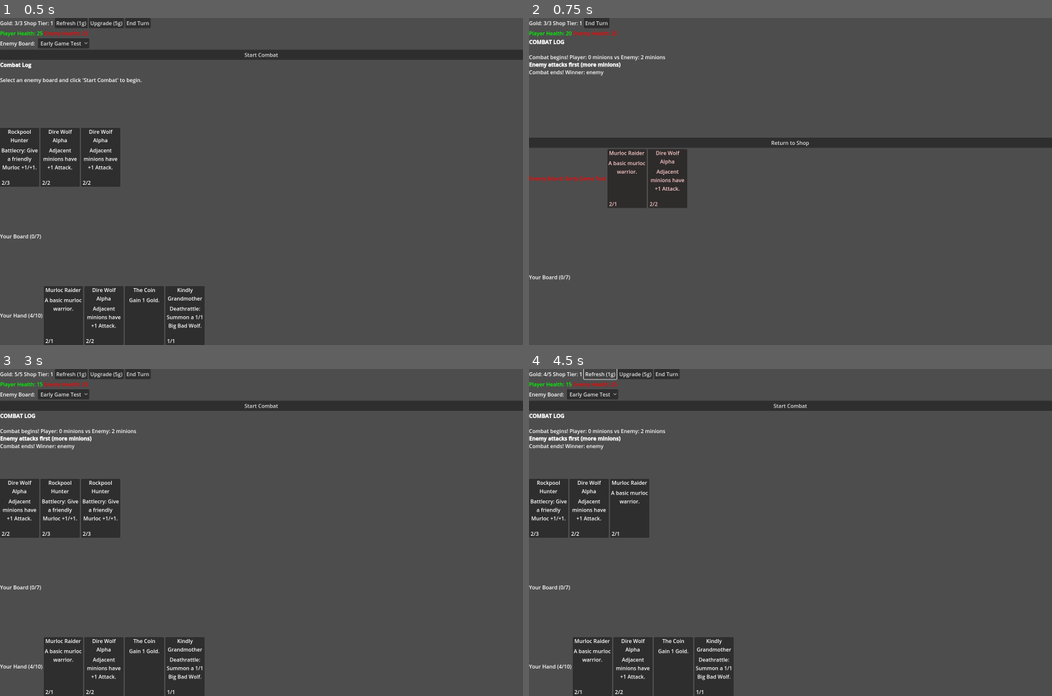
Above: before the commit, frames 1-4 (two rows, left to right).
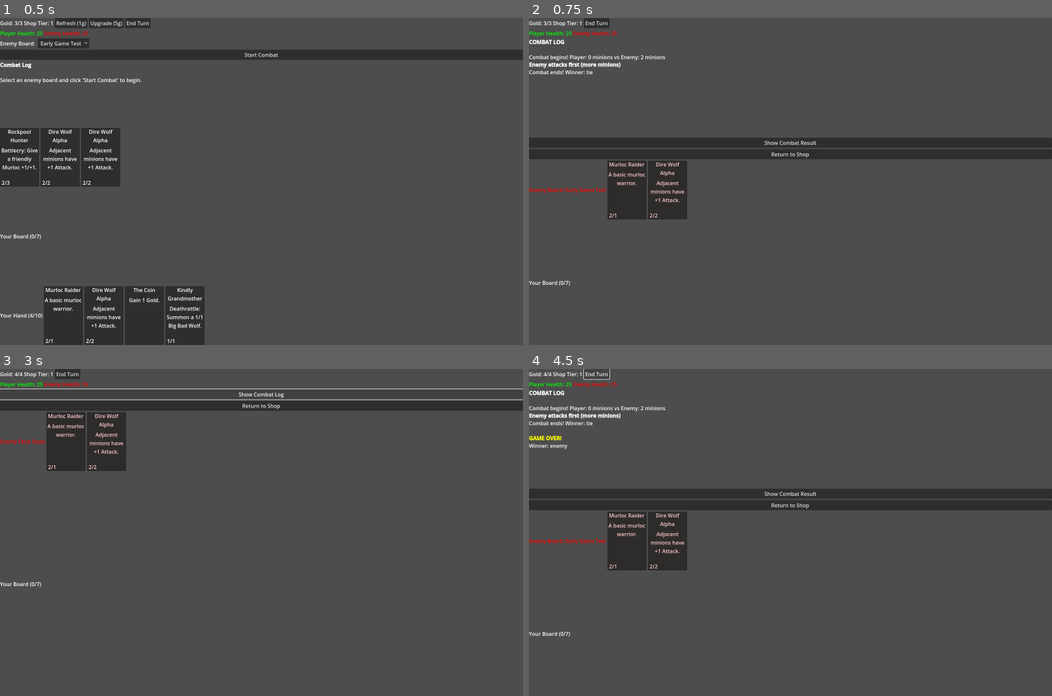
Above: after the commit, the same moments.

Repository: jackwimbish/multiplayercardgame
Game: Godot game, scene res://game_board.tscn
The game is run twice, just before and just after one commit, with the same random seed, the same clock (stepped at 60 frames per second) and the same inputs.
Inputs (mouse positions are in pixels of both pictures, inside the frame that each line leads up to):
- Up to frame 1 (0.5 s): no input
- Up to frame 2 (0.75 s): click "Start Combat" at 0.5 s
- Up to frame 3 (3 s): click "Return to Shop" at 1.25 s; click "Start Combat" at 2 s; click (261, 493) at 2.75 s, where only the run after the commit has a clickable "Show Combat Result"
- Up to frame 4 (4.5 s): click (790, 395) at 3.5 s, where only the run after the commit has a clickable "Show Combat Log"; click (602, 375) at 4.25 s, where only the run before the commit has a clickable "Refresh (1g)"

Frame 1 is identical in both runs. In frame 2, 4.1% of the frame differs, in the area x 0-100%, y 4-82%; in frame 3, 13%; in frame 4, 19%, in the area x 0-100%, y 0-100%.
Error before the commit: Invalid access to property or key 'minion_id' on a base object of type 'Nil'. (res://game_board.gd:1241)

Commit message:
add combat result view

Diff:
--- a/game_board.gd
+++ b/game_board.gd
@@ -34,6 +34,14 @@
 enum GameMode { SHOP, COMBAT }
 var current_mode: GameMode = GameMode.SHOP
 var current_enemy_board_name: String = ""
+
+# Combat Result Toggle System
+var combat_view_toggle_button: Button
+var current_combat_view: String = "log"  # "log" or "result"
+var final_player_minions: Array = []     # Surviving CombatMinions
+var final_enemy_minions: Array = []      # Surviving CombatMinions
+var original_player_count: int = 0       # For dead minion slots
+var original_enemy_count: int = 0        # For dead minion slots
 
 # Constants
 const GLOBAL_GOLD_MAX = 255
@@ -908,6 +916,9 @@
     # Clear enemy board from shop area
     _clear_enemy_board_from_shop_area()
 
+    # Restore original player board (in case we were in result view)
+    _restore_original_player_board()
+
     # Update combat UI for shop mode
     _update_combat_ui_for_shop_mode()
 
@@ -977,7 +988,11 @@
     """Remove enemy minions from shop area"""
     var children_to_remove = []
     for child in $MainLayout/ShopArea.get_children():
-        if child.name.begins_with("EnemyMinion_") or child.name == "EnemyBoardLabel":
+        if (child.name.begins_with("EnemyMinion_") or
+            child.name == "EnemyBoardLabel" or
+            child.name == "EnemyResultLabel" or
+            child.name.begins_with("EnemyResult_") or
+            child.name.begins_with("EnemyTombstone_")):
             children_to_remove.append(child)
 
     for child in children_to_remove:
@@ -998,6 +1013,14 @@
 
     if enemy_board_selector:
         enemy_board_selector.get_parent().visible = false
+
+    # Create combat view toggle button if it doesn't exist
+    if not combat_view_toggle_button:
+        combat_view_toggle_button = Button.new()
+        combat_view_toggle_button.name = "CombatViewToggleButton"
+        combat_view_toggle_button.text = "Show Combat Result"
+        combat_ui_container.add_child(combat_view_toggle_button)
+        combat_view_toggle_button.pressed.connect(_on_combat_view_toggle_pressed)
 
     # Create return to shop button if it doesn't exist
     if not return_to_shop_button:
@@ -1007,7 +1030,9 @@
         combat_ui_container.add_child(return_to_shop_button)
         return_to_shop_button.pressed.connect(_on_return_to_shop_button_pressed)
 
+    combat_view_toggle_button.visible = true
     return_to_shop_button.visible = true
+    current_combat_view = "log"  # Reset to log view when entering combat
 
     # Make combat log more prominent
     if combat_log_display:
@@ -1021,12 +1046,179 @@
     if enemy_board_selector:
         enemy_board_selector.get_parent().visible = true
 
+    if combat_view_toggle_button:
+        combat_view_toggle_button.visible = false
+
     if return_to_shop_button:
         return_to_shop_button.visible = false
 
     # Make combat log smaller during shop mode
     if combat_log_display:
         combat_log_display.custom_minimum_size = Vector2(400, 200)
+
+# Combat Result Toggle View Functions
+
+func _show_combat_result_view() -> void:
+    """Show the final combat result with surviving minions and tombstones"""
+    # Hide combat log
+    if combat_log_display:
+        combat_log_display.visible = false
+
+    # Clear current enemy board display
+    _clear_enemy_board_from_shop_area()
+
+    # Show final board states
+    _display_final_player_board()
+    _display_final_enemy_board()
+
+    print("Showing combat result view")
+
+func _show_combat_log_view() -> void:
+    """Show the combat log view (default)"""
+    # Show combat log
+    if combat_log_display:
+        combat_log_display.visible = true
+
+    # Clear result view
+    _clear_enemy_board_from_shop_area()
+
+    # Restore original player board (in case we were in result view)
+    _restore_original_player_board()
+
+    # Show original enemy board preview
+    _display_enemy_board_in_shop_area(current_enemy_board_name)
+
+    print("Showing combat log view")
+
+func _display_final_player_board() -> void:
+    """Update player board to show final combat state"""
+    # Hide original minions instead of removing them
+    for child in $MainLayout/PlayerBoard.get_children():
+        if child.name != "PlayerBoardLabel":
+            child.visible = false
+
+    # Show surviving minions with updated health
+    for i in range(original_player_count):
+        var surviving_minion = null
+
+        # Find surviving minion at this position
+        for minion in final_player_minions:
+            if minion.position == i:
+                surviving_minion = minion
+                break
+
+        if surviving_minion:
+            # Create card showing final state
+            var card_data = CardDatabase.get_card_data(surviving_minion.source_card_id).duplicate()
+            card_data.attack = surviving_minion.current_attack
+            card_data.health = surviving_minion.current_health
+            var result_card = create_card_instance(card_data, surviving_minion.source_card_id)
+
+            # Apply health color (orange for damaged)
+            _apply_health_color_to_card(result_card, surviving_minion.current_health, surviving_minion.max_health)
+
+            # Mark as result card for cleanup
+            result_card.name = "PlayerResult_%d" % i
+            $MainLayout/PlayerBoard.add_child(result_card)
+        else:
+            # Create tombstone for dead minion
+            var tombstone = _create_tombstone_card()
+            tombstone.name = "PlayerTombstone_%d" % i
+            $MainLayout/PlayerBoard.add_child(tombstone)
+
+func _display_final_enemy_board() -> void:
+    """Display final enemy board state in shop area"""
+    # Add result label
+    var result_label = Label.new()
+    result_label.name = "EnemyResultLabel"
+    result_label.text = "Enemy Final State"
+    result_label.add_theme_color_override("font_color", Color.RED)
+    $MainLayout/ShopArea.add_child(result_label)
+
+    # Show surviving enemy minions with tombstones
+    for i in range(original_enemy_count):
+        var surviving_minion = null
+
+        # Find surviving minion at this position
+        for minion in final_enemy_minions:
+            if minion.position == i:
+                surviving_minion = minion
+                break
+
+        if surviving_minion:
+            # Create card showing final state
+            var card_data = CardDatabase.get_card_data(surviving_minion.source_card_id).duplicate()
+            card_data.attack = surviving_minion.current_attack
+            card_data.health = surviving_minion.current_health
+            var result_card = create_card_instance(card_data, surviving_minion.source_card_id)
+
+            # Apply enemy visual style and health color
+            result_card.modulate = Color(1.0, 0.8, 0.8)  # Red tint
+            result_card.mouse_filter = Control.MOUSE_FILTER_IGNORE
+            _apply_health_color_to_card(result_card, surviving_minion.current_health, surviving_minion.max_health)
+
+            result_card.name = "EnemyResult_%d" % i
+            $MainLayout/ShopArea.add_child(result_card)
+        else:
+            # Create tombstone for dead enemy minion
+            var tombstone = _create_tombstone_card()
+            tombstone.name = "EnemyTombstone_%d" % i
+            $MainLayout/ShopArea.add_child(tombstone)
+
+func _create_tombstone_card() -> Control:
+    """Create a tombstone card to represent a dead minion"""
+    var tombstone = CardScene.instantiate()
+
+    # Setup tombstone data
+    var tombstone_data = {
+        "name": "💀",
+        "description": "Died in combat",
+        "type": "tombstone"
+    }
+
+    tombstone.setup_card_data(tombstone_data)
+
+    # Apply greyed-out visual style
+    tombstone.modulate = Color(0.5, 0.5, 0.5, 0.7)
+    tombstone.mouse_filter = Control.MOUSE_FILTER_IGNORE
+
+    return tombstone
+
+func _apply_health_color_to_card(card: Control, current_health: int, max_health: int) -> void:
+    """Apply orange color to health text if minion is damaged"""
+    var stats_label = card.get_node_or_null("VBoxContainer/BottomRow/StatsLabel")
+    if stats_label and current_health < max_health:
+        # Damaged minion - make health orange
+        stats_label.add_theme_color_override("font_color", Color.ORANGE)
+    elif stats_label:
+        # Full health - normal color
+        stats_label.add_theme_color_override("font_color", Color.WHITE)
+
+func _restore_original_player_board() -> void:
+    """Restore the player board to its original state (before combat result view)"""
+    var children_to_remove = []
+
+    for child in $MainLayout/PlayerBoard.get_children():
+        if child.name != "PlayerBoardLabel":
+            # Remove result cards and tombstones
+            if (child.name.begins_with("PlayerResult_") or
+                child.name.begins_with("PlayerTombstone_")):
+                children_to_remove.append(child)
+            else:
+                # Show original minions that were hidden
+                child.visible = true
+
+                # Reset any color overrides that might have been applied
+                var stats_label = child.get_node_or_null("VBoxContainer/BottomRow/StatsLabel")
+                if stats_label:
+                    stats_label.remove_theme_color_override("font_color")
+
+                # Reset modulation
+                child.modulate = Color.WHITE
+
+    # Remove result cards and tombstones
+    for child in children_to_remove:
+        child.queue_free()
 
 func display_combat_log(action_log: Array) -> void:
     """Display combat actions in the combat log"""
@@ -1109,6 +1301,21 @@
     var combat_result = simulate_full_combat(selected_board_name)
     display_combat_log(combat_result)
 
+func _on_combat_view_toggle_pressed() -> void:
+    """Handle combat view toggle button press"""
+    if current_combat_view == "log":
+        # Switch to result view
+        current_combat_view = "result"
+        combat_view_toggle_button.text = "Show Combat Log"
+        _show_combat_result_view()
+    else:
+        # Switch to log view
+        current_combat_view = "log"
+        combat_view_toggle_button.text = "Show Combat Result"
+        _show_combat_log_view()
+
+    print("Toggled combat view to: %s" % current_combat_view)
+
 func _on_return_to_shop_button_pressed() -> void:
     """Handle return to shop button press - advance turn and switch back to shop"""
     print("Return to shop button pressed")
@@ -1209,6 +1416,11 @@
             attacker = enemy_minions[e_attacker_index]
             defender = pick_random_from_array(player_minions)
 
+        # Check if we have valid attacker and defender before executing attack
+        if attacker == null or defender == null:
+            action_log.append({"type": "combat_end", "reason": "null_combatant", "winner": "tie"})
+            break
+
         # Execute attack (even 0-damage attacks count as attempts)
         execute_attack(attacker, defender, action_log)
         attack_count += 1
@@ -1227,6 +1439,10 @@
     # Handle max attacks reached
     if attack_count >= max_attacks:
         action_log.append({"type": "combat_tie", "reason": "max_attacks_reached"})
+
+    # Store final combat state for result view
+    final_player_minions = player_minions.duplicate(true)
+    final_enemy_minions = enemy_minions.duplicate(true)
 
     # Don't auto-advance turn in combat mode - player uses "Return to Shop" button
     if current_mode == GameMode.SHOP:
@@ -1281,6 +1497,10 @@
     # Create combat armies
     var player_army = create_player_combat_army()
     var enemy_army = create_enemy_combat_army(enemy_board_name)
+
+    # Store original counts for result view
+    original_player_count = player_army.size()
+    original_enemy_count = enemy_army.size()
 
     # Run the enhanced combat algorithm
     return run_combat(player_army, enemy_army)
--- a/project.godot
+++ b/project.godot
@@ -19,7 +19,6 @@
 
 window/size/viewport_width=1600
 window/size/viewport_height=1000
-window/size/resizable=true
 
 [rendering]
 
